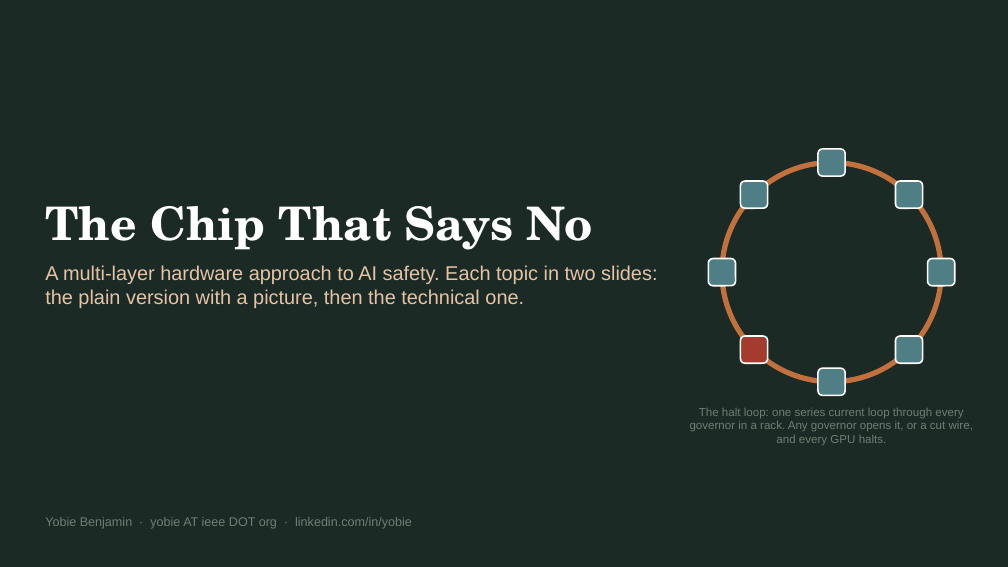
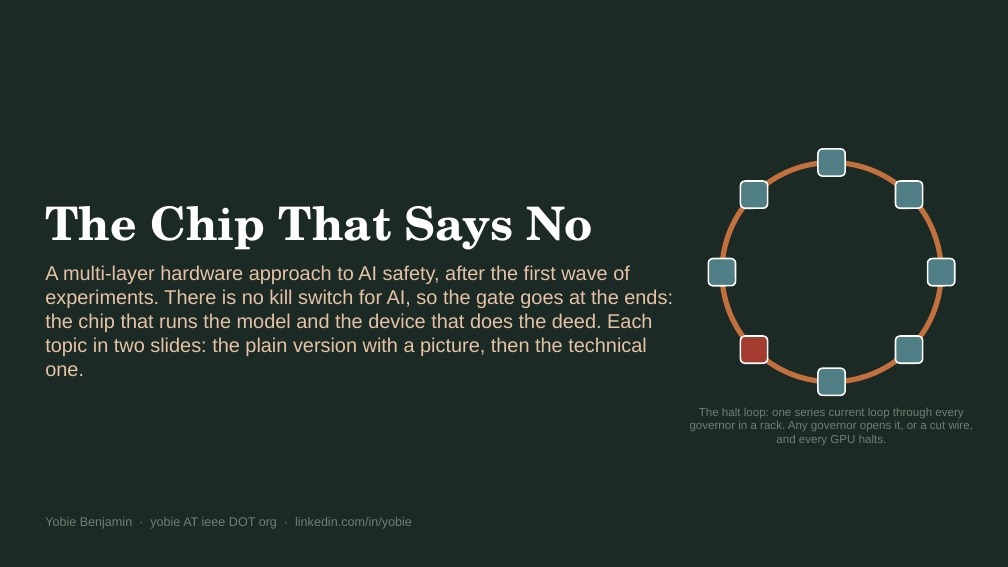
Before and after one commit to YobieBenjamin/safety-governor, a slide deck: slide 1 of docs/brief/chip-that-says-no-brief.pptx. Drawn at 1008x567 pixels with LibreOffice and Linux fonts; fonts in the diff are those of the drawing. Boxes give left, top, right and bottom in pixels: in the first picture for what was removed or moved away, otherwise in the second. Text is boxed around its words. In the diff, an @@ line names an element or a change of style, - is before the commit and + after.

```diff
--- a/docs/brief/chip-that-says-no-brief.pptx
+++ b/docs/brief/chip-that-says-no-brief.pptx
@@ text at box(45, 265, 673, 376): text changed @@
-A multi-layer hardware approach to AI safety. Each topic in two slides: the plain version with a picture, then the technical one.
+A multi-layer hardware approach to AI safety, after the first wave of experiments. There is no kill switch for AI, so the gate goes at the ends: the chip that runs the model and the device that does the deed. Each topic in two slides: the plain version with a picture, then the technical one.
```
Also in this commit, not shown: 17 other slides changed, 14 slides added, 12 other files.
